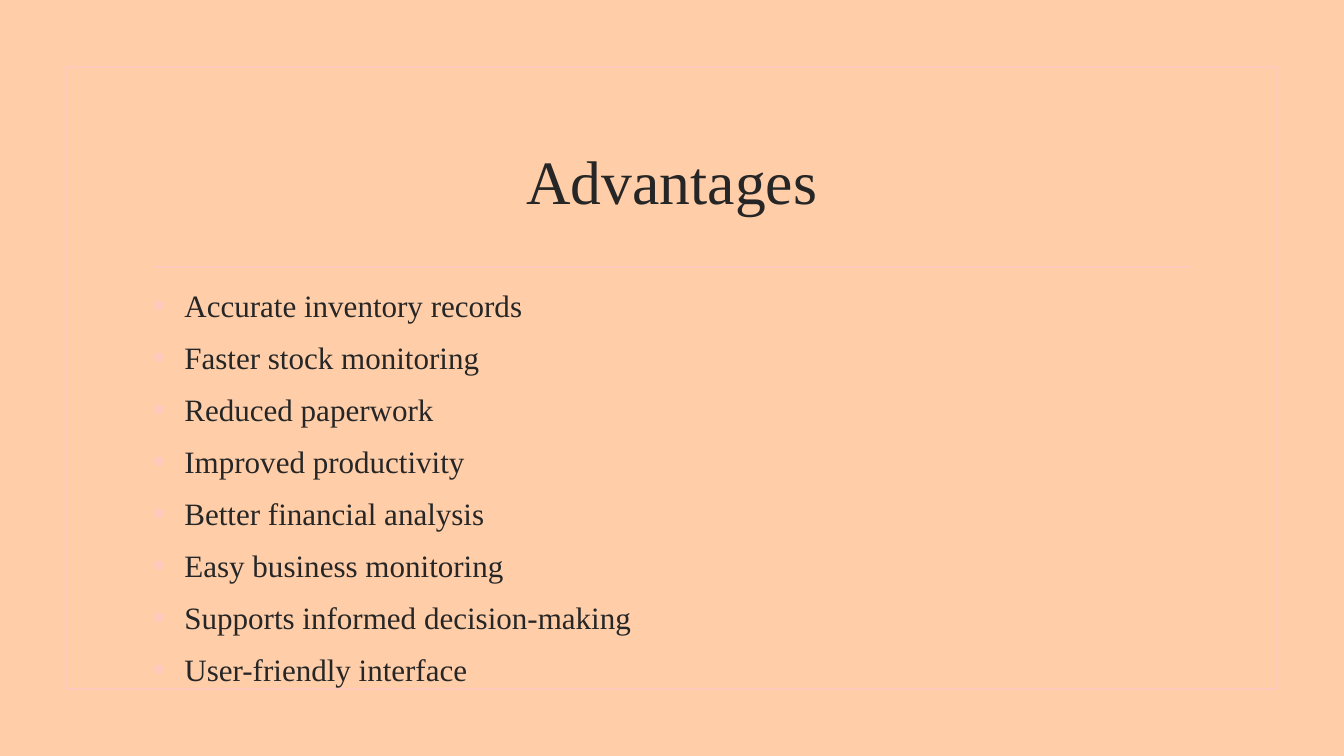
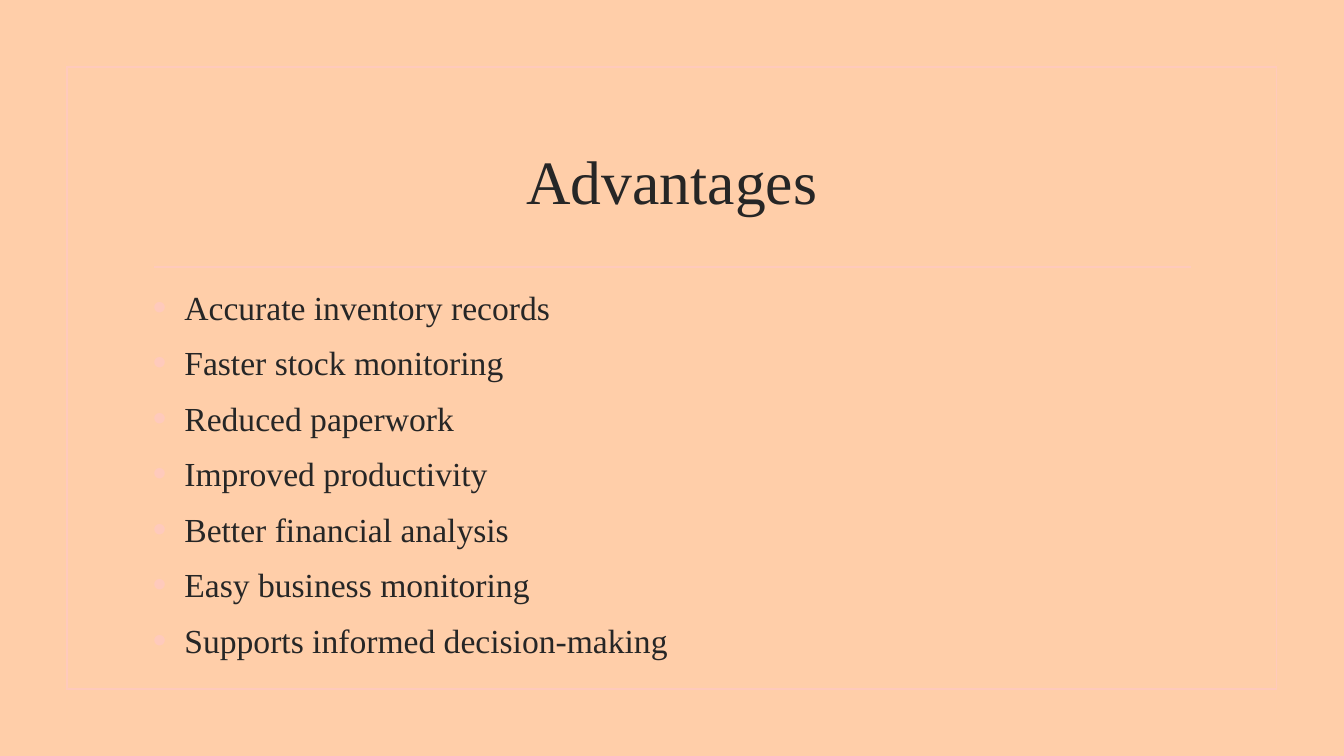
Before and after one commit to Ayomikun721/PYTHON-SYNTHAX, a slide deck: slide 7 of AYOMIKUN PYTHON SYNTHAX.pptx. Drawn at 1344x756 pixels with LibreOffice and Linux fonts; fonts in the diff are those of the drawing; background and template pictures are left out. Boxes give left, top, right and bottom in pixels: in the first picture for what was removed or moved away, otherwise in the second. Text is boxed around its words. In the diff, an @@ line names an element or a change of style, - is before the commit and + after.

```diff
--- a/AYOMIKUN PYTHON SYNTHAX.pptx
+++ b/AYOMIKUN PYTHON SYNTHAX.pptx
@@ text "Accurate inventory records" at (x1=184, y1=296, x2=668, y2=659): size 22.2 to 24 pt @@
@@ text at (x1=184, y1=659, x2=467, y2=687): paragraph removed @@
-• User-friendly interface
```
Also in this commit, not shown: 1 other slide changed, 1 other file.
